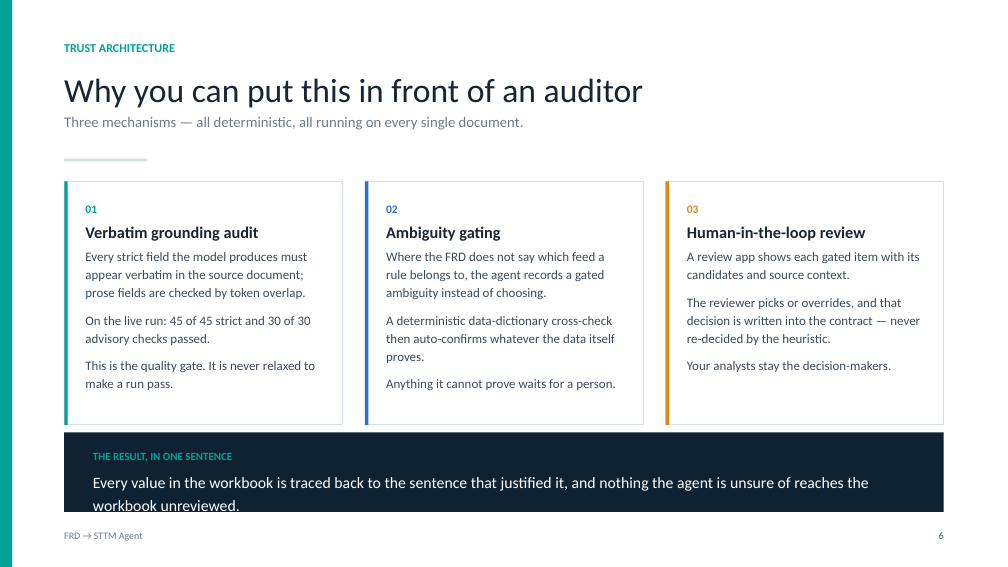
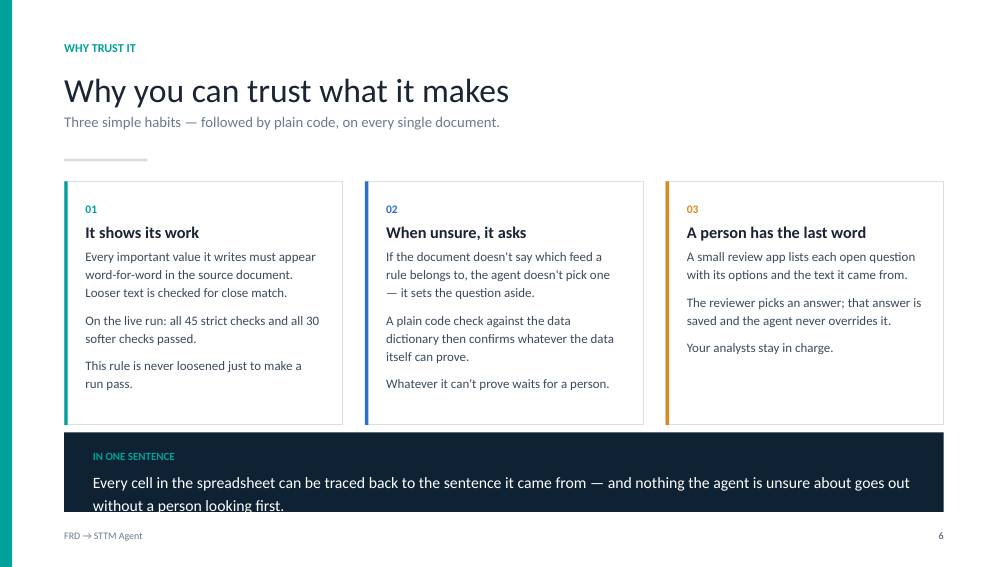
Before and after one commit to ArjunP4Hexaware/frd-to-sttm-agent-v2, a slide deck: slide 6 of docs/FRD_to_STTM_Agent_Demo.pptx. Drawn at 1008x567 pixels with LibreOffice and Linux fonts; fonts in the diff are those of the drawing. Boxes give left, top, right and bottom in pixels: in the first picture for what was removed or moved away, otherwise in the second. Text is boxed around its words. In the diff, an @@ line names an element or a change of style, - is before the commit and + after.

```diff
--- a/docs/FRD_to_STTM_Agent_Demo.pptx
+++ b/docs/FRD_to_STTM_Agent_Demo.pptx
@@ text at <box>64,44,136,52</box>: text changed @@
-TRUST ARCHITECTURE
+WHY TRUST IT
@@ text at <box>64,78,509,108</box>: text changed @@
-Why you can put this in front of an auditor
+Why you can trust what it makes
@@ text at <box>64,117,500,130</box>: text changed @@
-Three mechanisms — all deterministic, all running on every single document.
+Three simple habits — followed by plain code, on every single document.
@@ text at <box>85,226,199,238</box>: text changed @@
-Verbatim grounding audit
+It shows its work
@@ text at <box>386,226,527,240</box>: text changed @@
-Ambiguity gating
+When unsure, it asks
@@ text at <box>687,226,866,241</box>: text changed @@
-Human-in-the-loop review
+A person has the last word
@@ text at <box>85,252,319,390</box>: text changed @@
-Every strict field the model produces must appear verbatim in the source document; prose fields are checked by token overlap.
-On the live run: 45 of 45 strict and 30 of 30 advisory checks passed.
-This is the quality gate. It is never relaxed to make a run pass.
+Every important value it writes must appear word-for-word in the source document. Looser text is checked for close match.
+On the live run: all 45 strict checks and all 30 softer checks passed.
+This rule is never loosened just to make a run pass.
@@ text at <box>386,252,614,390</box>: text changed @@
-Where the FRD does not say which feed a rule belongs to, the agent records a gated ambiguity instead of choosing.
-A deterministic data-dictionary cross-check then auto-confirms whatever the data itself proves.
-Anything it cannot prove waits for a person.
+If the document doesn't say which feed a rule belongs to, the agent doesn't pick one — it sets the question aside.
+A plain code check against the data dictionary then confirms whatever the data itself can prove.
+Whatever it can't prove waits for a person.
@@ text at <box>687,252,921,354</box>: text changed @@
-A review app shows each gated item with its candidates and source context.
-The reviewer picks or overrides, and that decision is written into the contract — never re-decided by the heuristic.
-Your analysts stay the decision-makers.
+A small review app lists each open question with its options and the text it came from.
+The reviewer picks an answer; that answer is saved and the agent never overrides it.
+Your analysts stay in charge.
@@ text at <box>93,453,910,515</box>: text changed @@
-THE RESULT, IN ONE SENTENCE
-Every value in the workbook is traced back to the sentence that justified it, and nothing the agent is unsure of reaches the workbook unreviewed.
+IN ONE SENTENCE
+Every cell in the spreadsheet can be traced back to the sentence it came from — and nothing the agent is unsure about goes out without a person looking first.
```
Also in this commit, not shown: 12 other slides changed, 1 other file.
